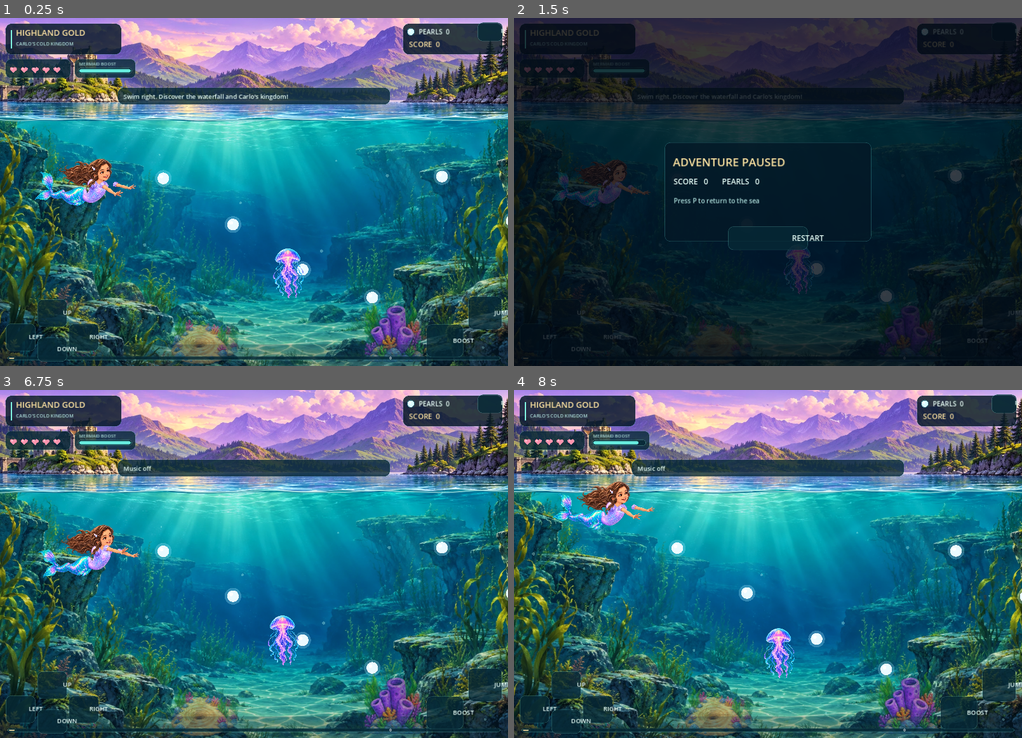
Above: before the commit, frames 1-4 (two rows, left to right).
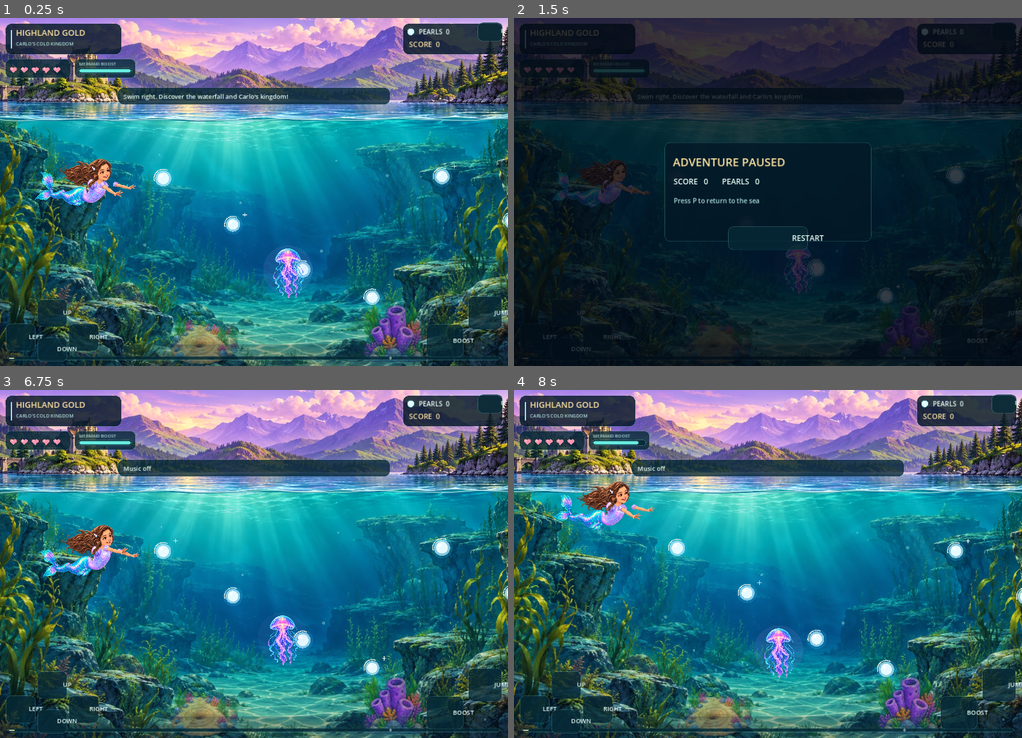
Above: after the commit, the same moments.

Repository: skhaze94-cloud/MermaidADVENTURE
Game: Godot game, scene res://godot/highland_level.tscn
Two runs of this game, one before a commit and one after it. Both use one fixed random seed, a clock stepped at 60 frames per second and the inputs below.
Inputs (mouse positions are in pixels of both pictures, inside the frame that each line leads up to):
- Up to frame 1 (0.25 s): no input
- Up to frame 2 (1.5 s): tap Enter at 0.5 s; move the mouse to (879, 174) at 0.52 s; hold Right 0.53-1.25 s; tap P at 0.6 s; click (879, 174) at 0.67 s; tap Space at 0.77, 1.25 s; drag from (666, 209) to (742, 261) at 1.27 s
- Up to frame 3 (6.75 s): tap Enter at 2, 3.5 s; move the mouse to (304, 487) at 2.02 s; hold Right 2.03-2.75 s; tap Shift at 2.1 s; tap Space at 2.75, 3.77, 4.25 s; drag from (228, 633) to (101, 511) at 2.77 s; move the mouse to (406, 616) at 3.52 s; hold Left 3.53-4.25 s; tap B at 3.6 s; drag from (101, 511) to (177, 477) at 4.27 s; move the mouse to (279, 564) at 5.02 s; hold Down 5.03-5.75 s; tap M at 5.1 s; click (279, 564) at 5.17 s; drag from (177, 477) to (152, 581) at 5.77 s; move the mouse to (365, 546) at 6.52 s; hold Up from 6.53 s (still down); tap P at 6.6 s
- Up to frame 4 (8 s): tap Space at 6.77 s; release Up at 7.25 s; drag from (666, 581) to (742, 633) at 7.27 s

The runs differ from the first frame. In frame 1, 0.5% of the frame differs, in the area x 30-100%, y 41-84%; in frame 2, less than 0.1%; in frame 3, 0.5%; in frame 4, 0.5%.

Commit message:
Godot v0.4: replace placeholder fish with illustrated puffer/swordfish and jewel-like collectible rendering

Diff:
--- a/godot/highland_level.gd
+++ b/godot/highland_level.gd
@@ -764,37 +764,123 @@
     draw_rect(Rect2(0, s.y - 60, s.x, 60), Color(0.02, 0.14, 0.24, 0.24))
 
 func _draw_collectible(pos: Vector2, kind: String) -> void:
-    match kind:
-        "heart":
-            draw_circle(pos, 26.0, Color("#ff7cac"))
-            draw_circle(pos + Vector2(-8, -5), 6.0, Color("#ffe2f0"))
-        "boost":
-            draw_circle(pos, 29.0, Color("#38e9d1"))
-            draw_line(pos + Vector2(-12, 12), pos + Vector2(12, -12), Color("#edffff"), 6.0)
-        "chest":
-            draw_rect(Rect2(pos + Vector2(-29, -19), Vector2(58, 42)), Color("#9b542f"))
-            draw_rect(Rect2(pos + Vector2(-30, -25), Vector2(60, 16)), Color("#ffcf65"))
-            draw_rect(Rect2(pos + Vector2(-5, -24), Vector2(10, 40)), Color("#fff0ae"))
-        _:
-            draw_circle(pos, 23.0, Color(0.60, 0.90, 1.0, 0.30))
-            draw_circle(pos, 16.0, Color("#ebfaff"))
-            draw_circle(pos + Vector2(-5, -5), 5.0, Color("#ffffff"))
+    var pulse := 1.0 + sin(time * 3.1 + pos.x * 0.015) * 0.065
+    var r := 21.0 * pulse
+    if kind == "heart":
+        draw_circle(pos, r + 7.0, Color(0.93, 0.39, 0.67, 0.14))
+        draw_circle(pos + Vector2(-9, -5), 15.0, Color("#f580a8"))
+        draw_circle(pos + Vector2(9, -5), 15.0, Color("#f580a8"))
+        draw_colored_polygon(PackedVector2Array([
+            pos + Vector2(-24, -2), pos + Vector2(24, -2),
+            pos + Vector2(0, 28)]), Color("#f580a8"))
+        draw_circle(pos + Vector2(-10, -10), 5, Color(1.0, 0.93, 0.98, 0.72))
+        draw_arc(pos, 31.0, time * 0.4, time * 0.4 + PI * 0.78, 19,
+            Color(1, 0.84, 0.94, 0.35), 2.0, true)
+    elif kind == "boost":
+        draw_circle(pos, r + 13.0, Color(0.15, 0.96, 0.83, 0.16))
+        draw_colored_polygon(PackedVector2Array([
+            pos + Vector2(0, -29), pos + Vector2(24, -5), pos + Vector2(0, 29),
+            pos + Vector2(-24, -5)]), Color("#41d9d6"))
+        draw_colored_polygon(PackedVector2Array([
+            pos + Vector2(0, -24), pos + Vector2(0, 25),
+            pos + Vector2(18, -4)]), Color("#c3fff3"))
+        draw_line(pos + Vector2(-4, -19), pos + Vector2(9, -9), Color.WHITE, 3)
+        draw_arc(pos, 32.0, time * 1.4, time * 1.4 + PI * 0.5, 15,
+            Color(0.61, 1.0, 0.95, 0.66), 2.0, true)
+    elif kind == "chest":
+        draw_circle(pos, 45.0, Color(1.0, 0.72, 0.35, 0.12))
+        draw_rect(Rect2(pos + Vector2(-31, -15), Vector2(62, 43)), Color("#623b36"))
+        draw_rect(Rect2(pos + Vector2(-33, -28), Vector2(66, 24)), Color("#e5a854"))
+        draw_rect(Rect2(pos + Vector2(-30, -24), Vector2(60, 7)), Color("#ffe1a2"))
+        draw_rect(Rect2(pos + Vector2(-6, -19), Vector2(12, 47)), Color("#eec775"))
+        draw_circle(pos + Vector2(0, 4), 6, Color("#fff0bd"))
+        draw_line(pos + Vector2(-24, 17), pos + Vector2(24, 17), Color("#d89c56"), 3)
+    else:
+        draw_circle(pos, r + 7, Color(0.22, 0.78, 1.0, 0.18))
+        draw_circle(pos, r, Color(0.70, 0.93, 1.0, 0.73))
+        draw_circle(pos, r * 0.72, Color("#e6faff"))
+        draw_circle(pos + Vector2(-6, -7), 5, Color(1, 1, 1, 0.87))
+        draw_arc(pos, r + 3, PI * 0.9, PI * 1.65, 14, Color("#fff7dd"), 2)
+    # Sparse four-point sparkle reads better than dozens of particle sprites.
+    if int(floor(time * 1.8 + pos.x * 0.007)) % 4 == 0:
+        var sp := pos + Vector2(r + 13, -r - 7)
+        draw_line(sp + Vector2(-6, 0), sp + Vector2(6, 0), Color(1, 1, 1, 0.69), 2)
+        draw_line(sp + Vector2(0, -6), sp + Vector2(0, 6), Color(1, 1, 1, 0.69), 2)
 
 func _draw_enemy(enemy: Dictionary, pos: Vector2) -> void:
     var kind: String = enemy["kind"]
+    var ph := time * 3.0 + float(enemy["phase"])
     if kind == "crab" or kind == "eel":
         var texture: Texture2D = CRAB if kind == "crab" else EEL
         var frame := int(time * (6.0 if kind == "crab" else 4.0) + float(enemy["phase"])) % 4
         var cell_width := float(texture.get_width()) / 4.0
-        var src := Rect2(float(frame) * cell_width, 0, cell_width, texture.get_height())
+        var source := Rect2(float(frame) * cell_width, 0, cell_width, texture.get_height())
         var w := 155.0 if kind == "crab" else 185.0
         var h := 124.0 if kind == "crab" else 110.0
-        draw_texture_rect_region(texture, Rect2(pos.x - w * 0.5, pos.y - h * 0.5, w, h), src)
+        draw_circle(pos, 81.0 if kind == "crab" else 94.0,
+            Color(0.96, 0.51, 0.33, 0.075) if kind == "crab" else Color(0.25, 0.95, 1.0, 0.08))
+        draw_texture_rect_region(texture,
+            Rect2(pos.x - w * 0.5, pos.y - h * 0.5 + sin(ph) * 2.0, w, h), source)
+        if kind == "eel":
+            draw_arc(pos, 95.0, -0.62, 0.75, 22, Color(0.48, 1.0, 1.0, 0.23), 2.0)
     elif kind == "jelly":
+        var halo := 0.08 + 0.034 * sin(ph)
+        draw_circle(pos + Vector2(0, -9), 68.0, Color(0.71, 0.64, 1.0, halo))
         draw_texture_rect(JELLY, Rect2(pos.x - 48, pos.y - 72, 96, 144), false)
+        draw_arc(pos + Vector2(0, -16), 42.0, -PI * 0.8, -PI * 0.1, 20,
+            Color(0.82, 0.95, 1.0, 0.32), 2.0)
+    elif kind == "puffer":
+        _draw_puffer(pos, ph)
+    elif kind == "swordfish":
+        _draw_swordfish(pos, ph)
     else:
-        draw_circle(pos, 45.0, Color("#90e4c7") if kind == "puffer" else Color("#b2caff"))
-        draw_circle(pos + Vector2(15, -12), 7.0, Color("#1d3448"))
+        _draw_puffer(pos, ph)
+
+func _draw_puffer(pos: Vector2, phase: float) -> void:
+    var wobble := sin(phase) * 0.07
+    draw_set_transform(pos, wobble, Vector2.ONE)
+    draw_circle(Vector2.ZERO, 62.0, Color(0.23, 0.86, 0.84, 0.11))
+    # Finlets and soft coral quills, all sharing the same anatomical silhouette.
+    for i in range(10):
+        var theta := TAU * float(i) / 10.0 + 0.12
+        var a := Vector2(cos(theta), sin(theta))
+        var b := Vector2(-a.y, a.x)
+        var base := a * 36.0
+        draw_colored_polygon(PackedVector2Array([
+            base + b * 8.0, base + a * 15.0, base - b * 8.0]), Color("#b0d99b"))
+    draw_circle(Vector2(0, 3), 43.0, Color("#399f9d"))
+    draw_circle(Vector2(-4, -2), 36.0, Color("#a6e2bd"))
+    draw_circle(Vector2(9, 14), 23.0, Color("#e7d9a5"))
+    draw_circle(Vector2(20, -15), 9.0, Color("#f5fff0"))
+    draw_circle(Vector2(23, -15), 4.4, Color("#1b4657"))
+    draw_circle(Vector2(24, -16), 1.5, Color.WHITE)
+    draw_circle(Vector2(35, 7), 4.1, Color("#6a5362"))
+    draw_circle(Vector2(-22, 8), 8.0, Color("#58bdb6"))
+    draw_arc(Vector2(-6, -14), 18.0, PI * 1.13, PI * 1.65, 14,
+        Color(1, 1, 1, 0.39), 3.0)
+    draw_set_transform(Vector2.ZERO, 0, Vector2.ONE)
+
+func _draw_swordfish(pos: Vector2, phase: float) -> void:
+    var bank := sin(phase * 0.8) * 0.07
+    draw_set_transform(pos, bank, Vector2.ONE)
+    draw_circle(Vector2(-3, 0), 78.0, Color(0.28, 0.71, 1.0, 0.07))
+    draw_colored_polygon(PackedVector2Array([
+        Vector2(-60, -15), Vector2(-92, -36), Vector2(-77, 0),
+        Vector2(-96, 32), Vector2(-54, 18)]), Color("#3c99b7"))
+    draw_colored_polygon(PackedVector2Array([
+        Vector2(-27, -23), Vector2(-9, -50), Vector2(14, -20)]), Color("#367eaa"))
+    draw_colored_polygon(PackedVector2Array([
+        Vector2(-61, -21), Vector2(12, -32), Vector2(54, -10),
+        Vector2(62, 6), Vector2(12, 29), Vector2(-55, 18)]), Color("#2788a9"))
+    draw_colored_polygon(PackedVector2Array([
+        Vector2(-53, 4), Vector2(26, 5), Vector2(58, 1),
+        Vector2(10, 24), Vector2(-51, 16)]), Color("#b3e1c8"))
+    draw_colored_polygon(PackedVector2Array([
+        Vector2(45, -9), Vector2(115, -15), Vector2(46, 1)]), Color("#8cd5e9"))
+    draw_circle(Vector2(39, -9), 6.5, Color("#e6ffff"))
+    draw_circle(Vector2(42, -9), 3.5, Color("#163a51"))
+    draw_line(Vector2(-38, -19), Vector2(21, -23), Color(0.93, 1.0, 0.95, 0.33), 2.0)
+    draw_set_transform(Vector2.ZERO, 0, Vector2.ONE)
 
 func _draw_boss() -> void:
     if boss_hp <= 0:
